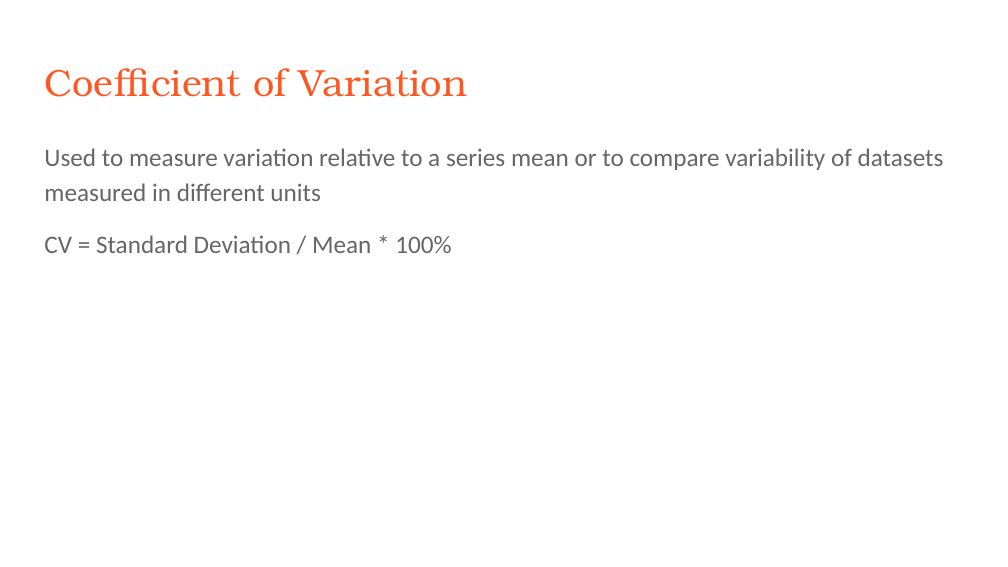
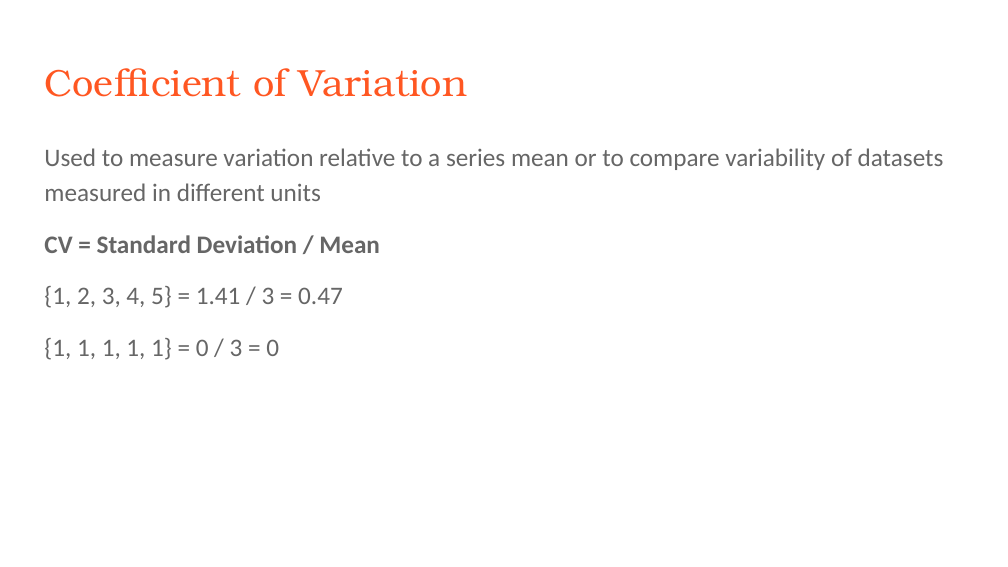
Before and after one commit to rjwrobel86/Python4Statistics, a slide deck: slide 20 of Stuff For Class/Slides/Descriptive Statistics.pptx. Drawn at 1008x567 pixels with LibreOffice and Linux fonts; fonts in the diff are those of the drawing. Boxes give left, top, right and bottom in pixels: in the first picture for what was removed or moved away, otherwise in the second. Text is boxed around its words. In the diff, an @@ line names an element or a change of style, - is before the commit and + after.

```diff
--- a/Stuff For Class/Slides/Descriptive Statistics.pptx
+++ b/Stuff For Class/Slides/Descriptive Statistics.pptx
@@ text at (44, 235, 380, 360): text changed @@
-CV = Standard Deviation / Mean * 100%
+CV = Standard Deviation / Mean
+{1, 2, 3, 4, 5} = 1.41 / 3 = 0.47
+{1, 1, 1, 1, 1} = 0 / 3 = 0
```
Also in this commit, not shown: 5 other slides changed, 1 slide added, 1 slide removed, 3 other files.
